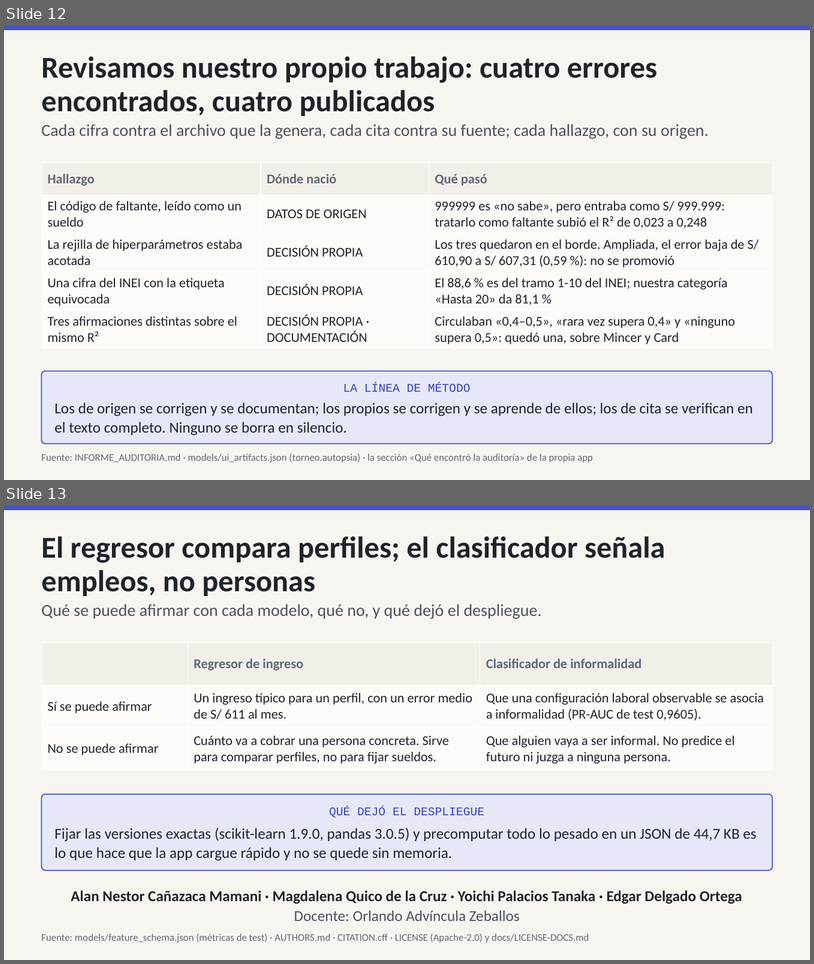
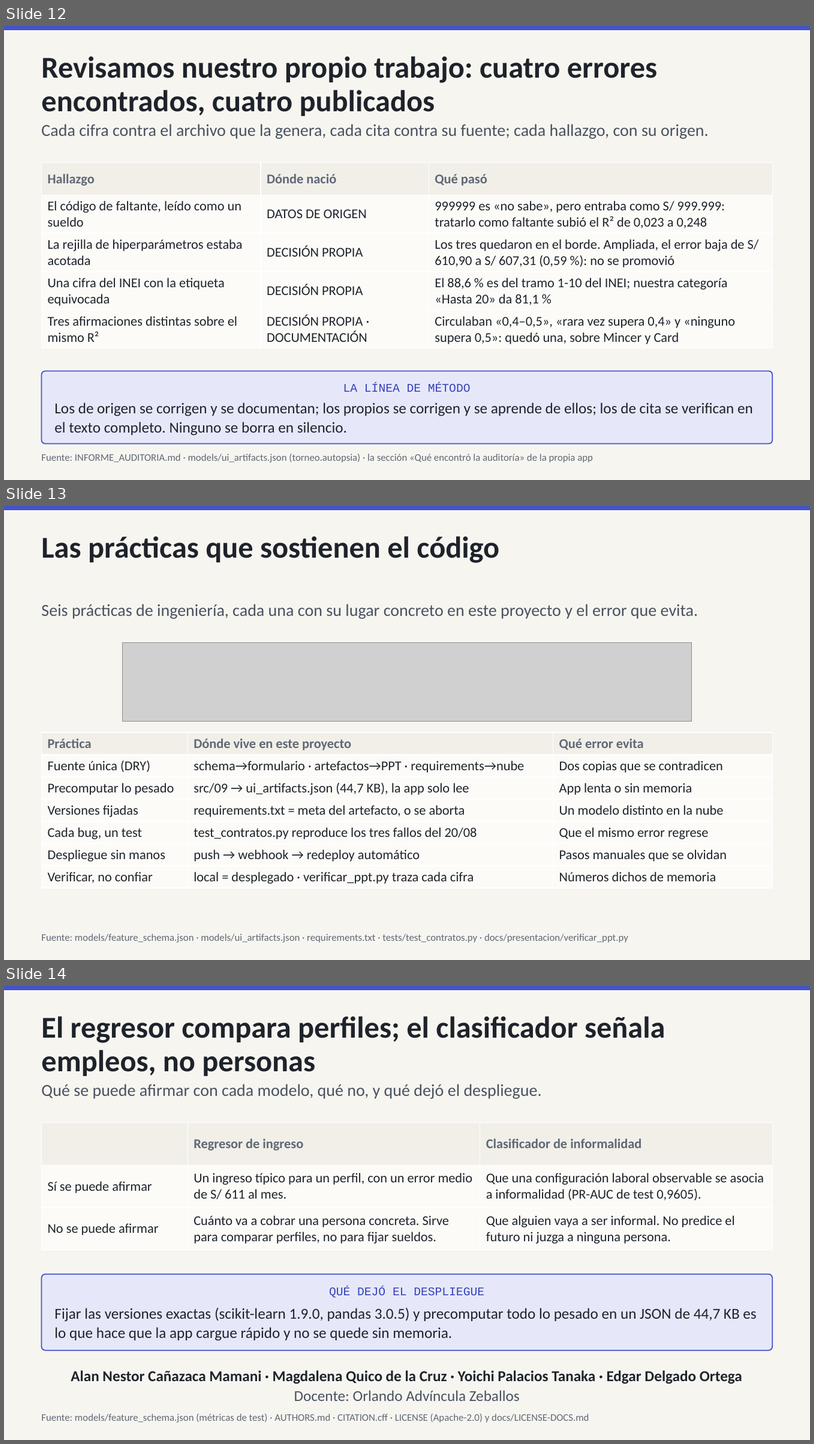
Before and after one commit to IchiSieben/enaho-ingresos-informalidad, a slide deck: docs/presentacion/ENAHO_exposicion_EXPO.pptx. Shown one above the other, each under a label of ours: slides 12 and 13 before the commit, slides 12, 13 and 14 after it. The pictures are 814x964 and 814x1444 pixels, drawn with LibreOffice and Linux fonts; fonts in the diff are those of the drawing; grey boxes stand for pictures. Boxes give left, top, right and bottom in pixels: in the first picture for what was removed or moved away, otherwise in the second. Text is boxed around its words. In the diff, an @@ line names an element or a change of style, - is before the commit and + after.

```diff
--- a/docs/presentacion/ENAHO_exposicion_EXPO.pptx
+++ b/docs/presentacion/ENAHO_exposicion_EXPO.pptx
@@ slide 13 added at (4,506,810,960), background #F7F5F0 @@
@@ rectangle added at (4,506,810,510), fill #4353CC @@
@@ text added at (41,536,500,563), 36 pt, text #1E232B, bold @@
+Las prácticas que sostienen el código
@@ text added at (41,604,698,619), 20 pt, text #49525F @@
+Seis prácticas de ingeniería, cada una con su lugar concreto en este proyecto y el error que evita.
@@ picture added at (123,643,692,721) @@
@@ table added at (42,732,773,886), 7 rows, 3 columns @@
+Práctica | Dónde vive en este proyecto | Qué error evita
+Fuente única (DRY) | schema→formulario · artefactos→PPT · requirements→nube | Dos copias que se contradicen
+Precomputar lo pesado | src/09 → ui_artifacts.json (44,7 KB), la app solo lee | App lenta o sin memoria
+Versiones fijadas | requirements.txt = meta del artefacto, o se aborta | Un modelo distinto en la nube
+Cada bug, un test | test_contratos.py reproduce los tres fallos del 20/08 | Que el mismo error regrese
+Despliegue sin manos | push → webhook → redeploy automático | Pasos manuales que se olvidan
+Verificar, no confiar | local = desplegado · verificar_ppt.py traza cada cifra | Números dichos de memoria
@@ text added at (41,933,629,942), 12 pt, text #5F6875 @@
+Fuente: models/feature_schema.json · models/ui_artifacts.json · requirements.txt · tests/test_contratos.py · docs/presentacion/verificar_ppt.py
@@ what was slide 13 is now slide 14 @@
```
Also in this commit, not shown: 4 slides changed, 6 other files.
